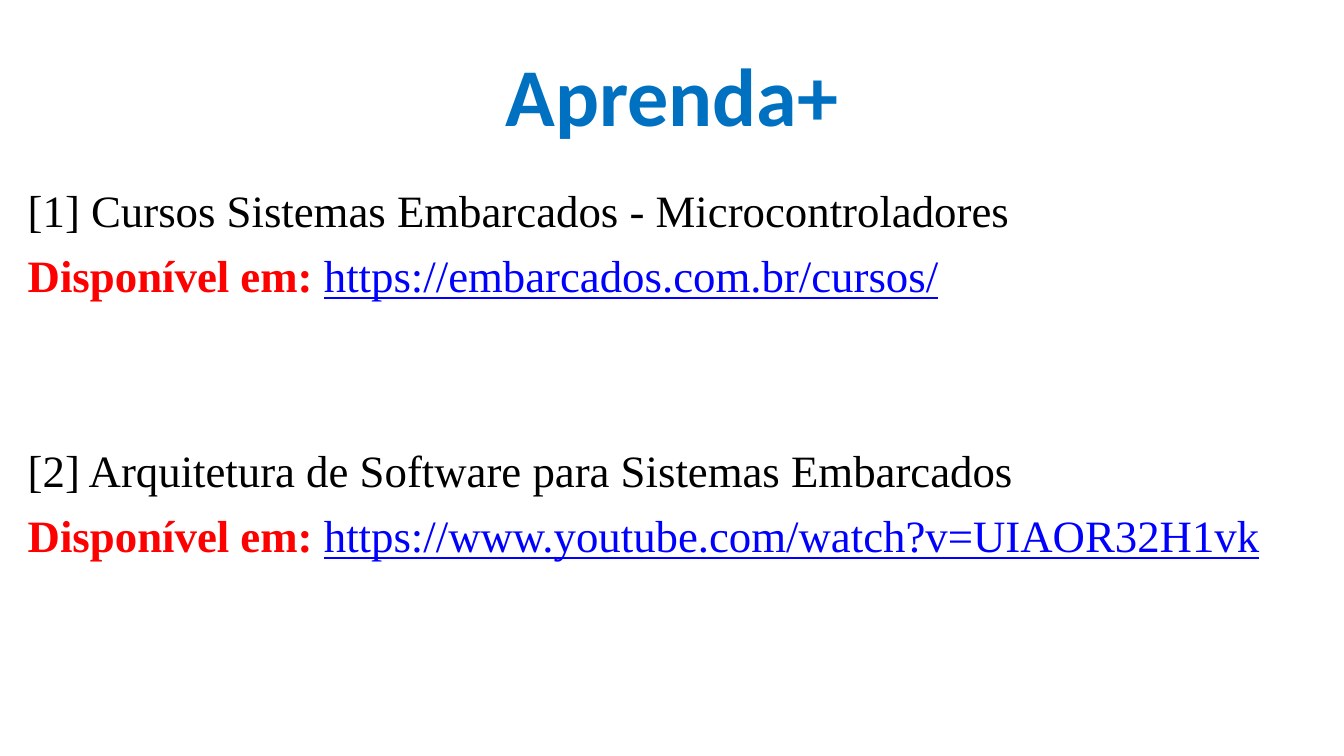
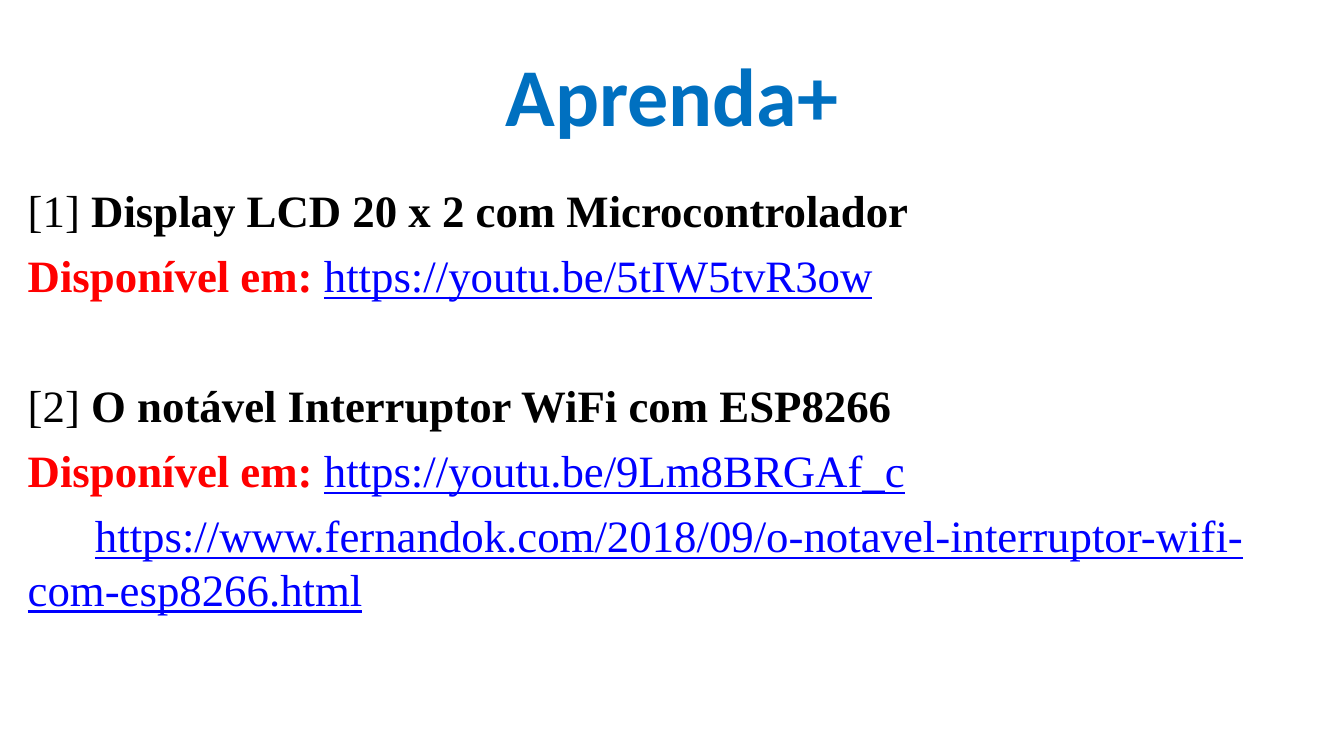
Before and after one commit to CloudEducationBrazil/WydenArea1ProgramacaoMicrocontroladores, a slide deck: slide 18 of 01 Classes/Aula 08 - Programação Microcontroladores - Periféricos Externos- Mostradores e Interrupções.pptx (slide 6 before the commit). Drawn at 1344x756 pixels with LibreOffice and Linux fonts; fonts in the diff are those of the drawing; background and template pictures are left out. Boxes give left, top, right and bottom in pixels: in the first picture for what was removed or moved away, otherwise in the second. Text is boxed around its words. In the diff, an @@ line names an element or a change of style, - is before the commit and + after.

Commit message:
Aulas 08, 09 e 10 Microcontroladorers 23maio2023

```diff
--- a/01 Classes/Aula 08 - Programação Microcontroladores - Periféricos Externos- Mostradores e Interrupções.pptx
+++ b/01 Classes/Aula 08 - Programação Microcontroladores - Periféricos Externos- Mostradores e Interrupções.pptx
@@ text at [28, 196, 1243, 616]: text changed; text colour #000000 to #0000FF @@
-[1] Cursos Sistemas Embarcados - Microcontroladores
-Disponível em: https://embarcados.com.br/cursos/
-[2] Arquitetura de Software para Sistemas Embarcados
-Disponível em: https://www.youtube.com/watch?v=UIAOR32H1vk
+[1] Display LCD 20 x 2 com Microcontrolador
+Disponível em: https://youtu.be/5tIW5tvR3ow
+[2] O notável Interruptor WiFi com ESP8266
+Disponível em: https://youtu.be/9Lm8BRGAf_c
+https://www.fernandok.com/2018/09/o-notavel-interruptor-wifi-com-esp8266.html
```
Also in this commit, not shown: 5 other slides changed, 14 slides added, 4 other files.
